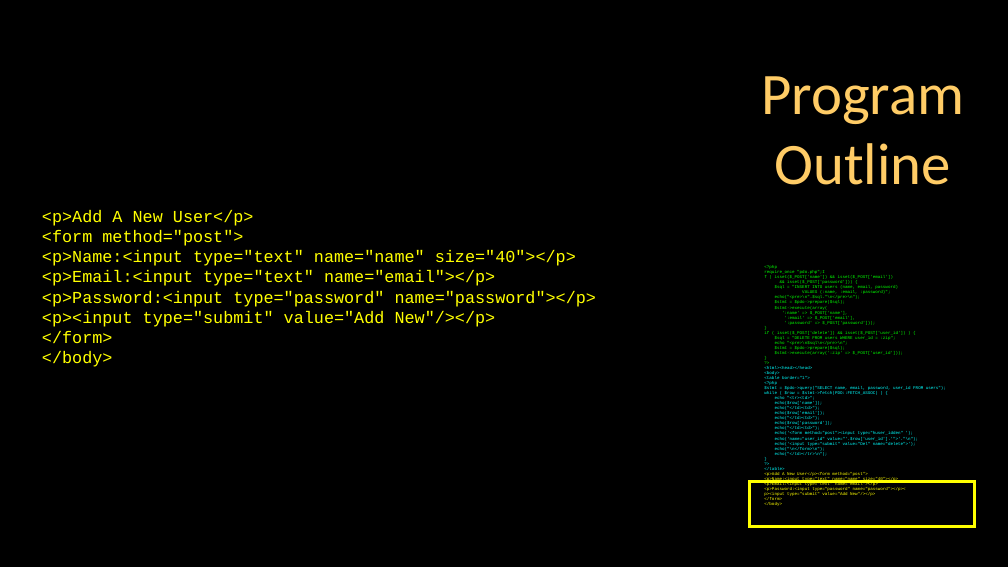
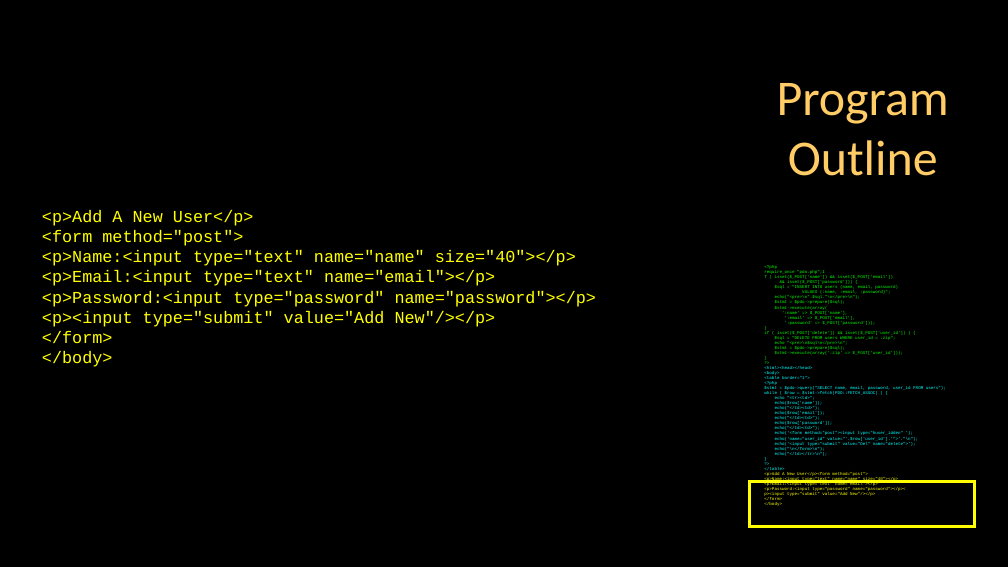
Before and after one commit to csev/wa4e, a slide deck: slide 28 of lectures/PHP-06-MySQL-PDO.ppt. Drawn at 1008x567 pixels with LibreOffice and Linux fonts; fonts in the diff are those of the drawing. Boxes give left, top, right and bottom in pixels: in the first picture for what was removed or moved away, otherwise in the second. Text is boxed around its words. In the diff, an @@ line names an element or a change of style, - is before the commit and + after.

```diff
--- a/lectures/PHP-06-MySQL-PDO.ppt
+++ b/lectures/PHP-06-MySQL-PDO.ppt
@@ text "Program Outline" at <box>777,83,949,176</box>: size 42 to 35.7 pt @@
```
Also in this commit, not shown: 3 other slides changed, 7 other files.
